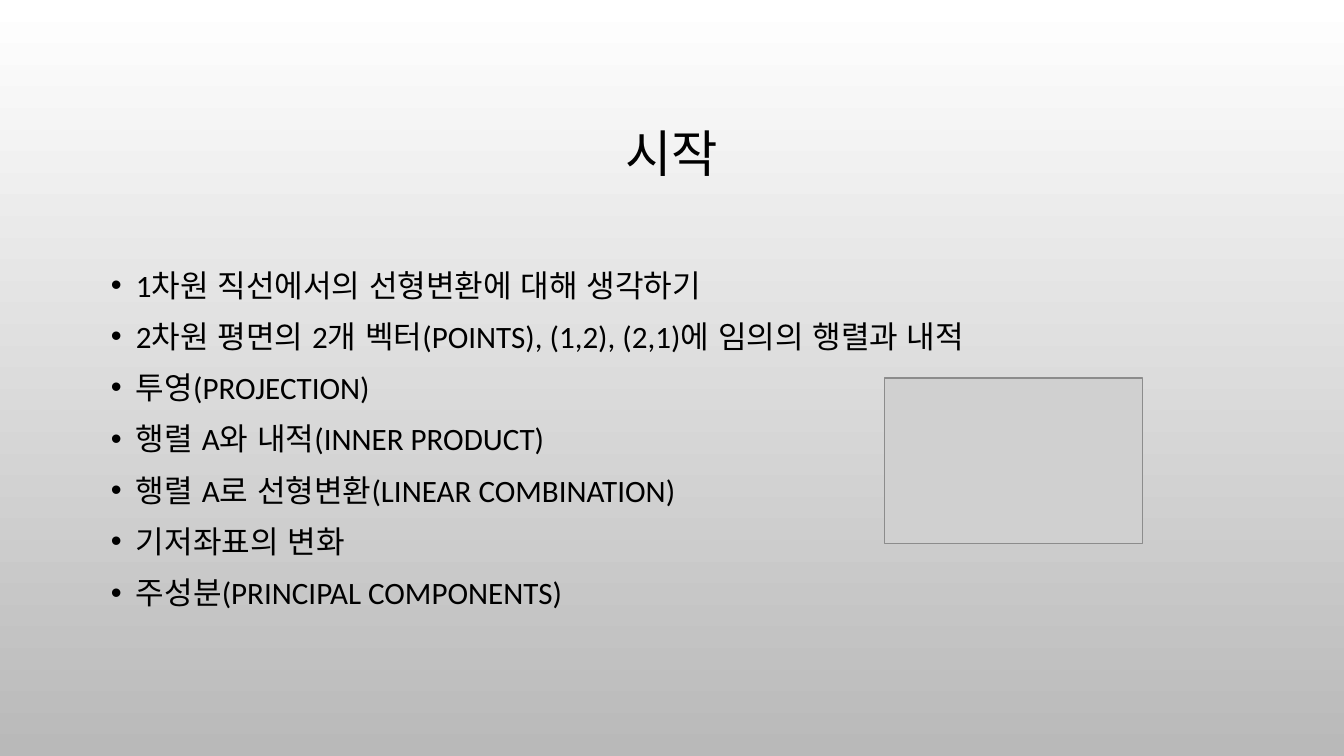
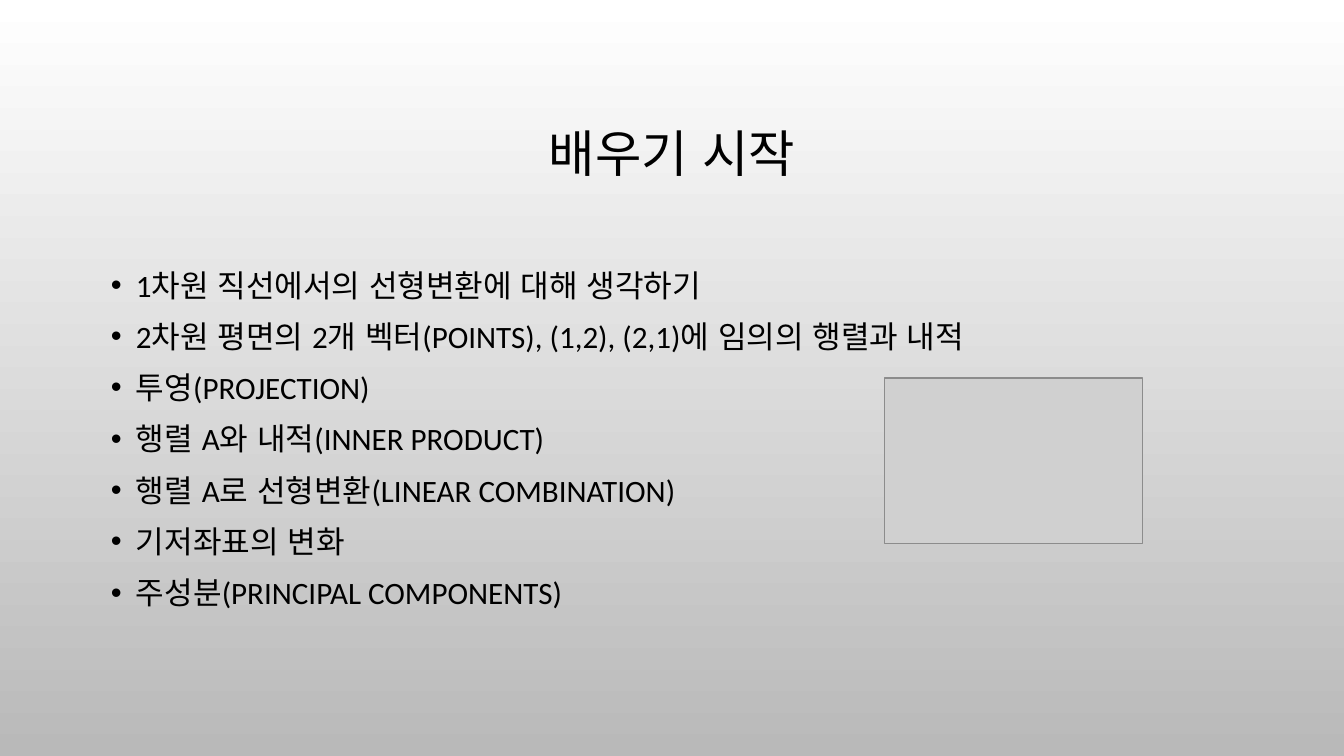
Before and after one commit to ancestor9/mathematics-for-machine-learning, a slide deck: slide 2 of 6_Matrix_vectors.pptx. Drawn at 1344x756 pixels with LibreOffice and Linux fonts; fonts in the diff are those of the drawing; grey boxes stand for pictures; background and template pictures are left out. Boxes give left, top, right and bottom in pixels: in the first picture for what was removed or moved away, otherwise in the second. Text is boxed around its words. In the diff, an @@ line names an element or a change of style, - is before the commit and + after.

```diff
--- a/6_Matrix_vectors.pptx
+++ b/6_Matrix_vectors.pptx
@@ title at [549, 130, 795, 176]: text changed @@
-시작
+배우기 시작
```
Also in this commit, not shown: 3 other slides changed, 1 slide removed.
